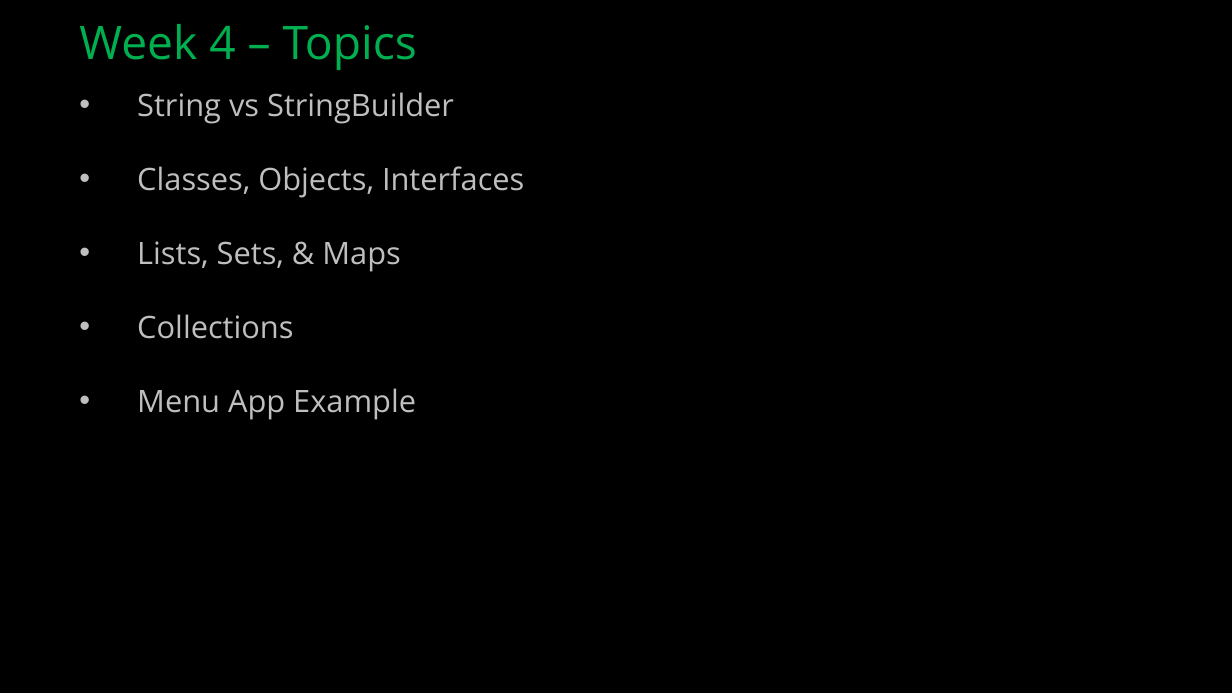
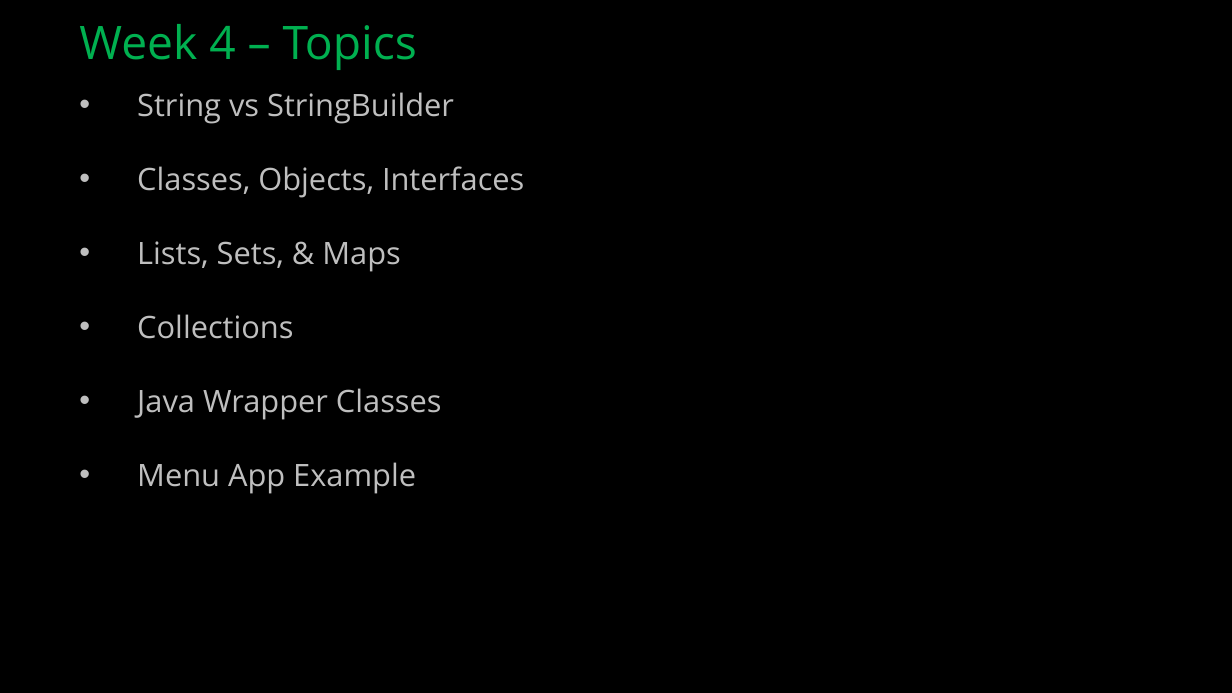
Before and after one commit to ckiefriter1/PT-BESD, a slide deck: slide 1 of Week4/BESD Week 4.pptx. Drawn at 1232x693 pixels with LibreOffice and Linux fonts; fonts in the diff are those of the drawing. Boxes give left, top, right and bottom in pixels: in the first picture for what was removed or moved away, otherwise in the second. Text is boxed around its words. In the diff, an @@ line names an element or a change of style, - is before the commit and + after.

```diff
--- a/Week4/BESD Week 4.pptx
+++ b/Week4/BESD Week 4.pptx
@@ text at <box>137,388,442,420</box>: paragraph added @@
+• Java Wrapper Classes
```
Also in this commit, not shown: 3 slides added, 1 slide removed.
